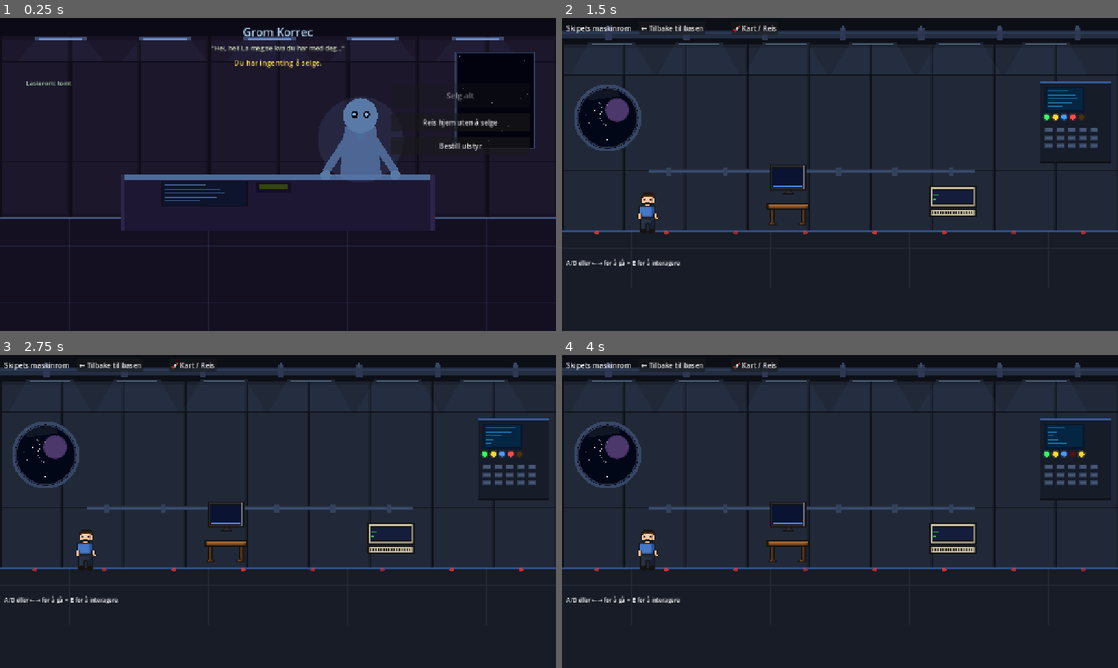
Above: before the commit, frames 1-4 (two rows, left to right).
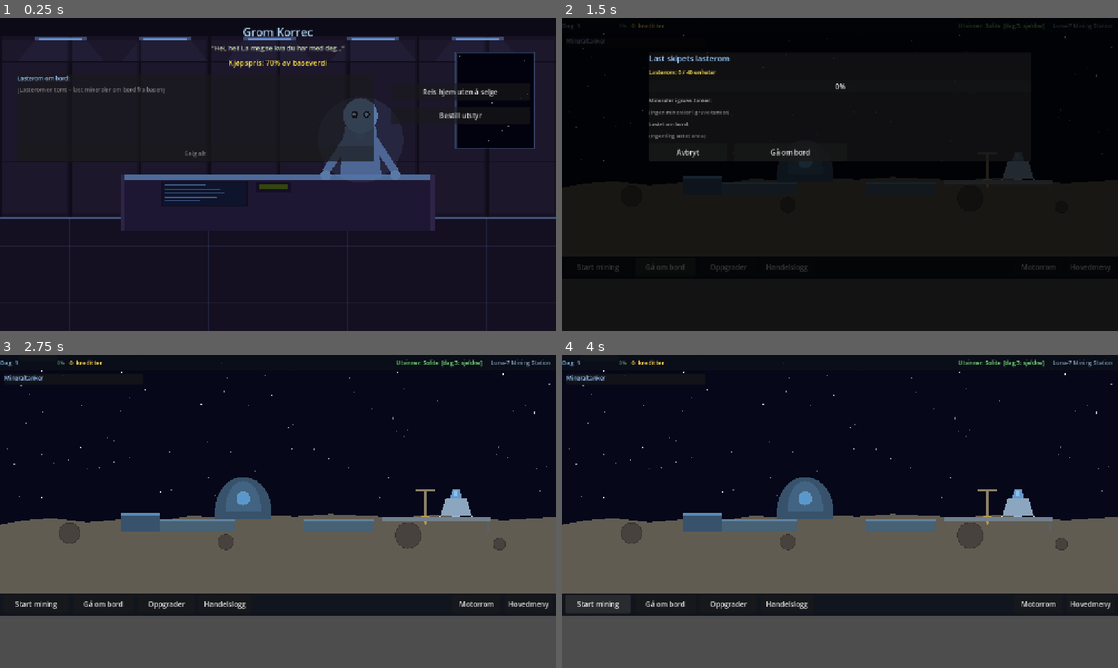
Above: after the commit, the same moments.

Repository: hansarne-lang/bruktbutikk
Game: Godot game, scene res://scenes/trader_office/TraderOffice.tscn
The game is run twice, just before and just after one commit, with the same random seed, the same clock (stepped at 60 frames per second) and the same inputs. This scene is started directly instead of the project's main scene.
Inputs (mouse positions are in pixels of both pictures, inside the frame that each line leads up to):
- Up to frame 1 (0.25 s): no input
- Up to frame 2 (1.5 s): click "Reis hjem uten å selge" at 0.5 s; click "Gå om bord" at 1.25 s
- Up to frame 3 (2.75 s): click (127, 489) at 2 s, where only the run after the commit has a clickable "Avbryt"
- Up to frame 4 (4 s): click (595, 605) at 2.75 s, where only the run after the commit has a clickable "Start mining"; click (595, 605) at 3.5 s, where only the run after the commit has a clickable "Avbryt"

The runs differ from the first frame. In frame 1, 2.5% of the frame differs, in the area x 3-96%, y 13-46%; in frame 2, 65%; in frame 3, 83%; in frame 4, 83%, in the area x 0-100%, y 1-100%.

Commit message:
Skip-lasterom (40 enh), lastepanel i Base, selektivt salg hos trader

Diff:
--- a/scenes/base/Base.tscn
+++ b/scenes/base/Base.tscn
@@ -252,6 +252,76 @@
 theme_override_colors/font_color = Color(0.6, 1.0, 0.6, 1)
 visible = false
 
+[node name="CargoLayer" type="CanvasLayer" parent="."]
+layer = 9
+
+[node name="CargoBg" type="ColorRect" parent="CargoLayer"]
+position = Vector2(0, 0)
+size = Vector2(1280, 720)
+color = Color(0.0, 0.0, 0.0, 0.75)
+visible = false
+mouse_filter = 0
+
+[node name="CargoPanel" type="PanelContainer" parent="CargoLayer"]
+position = Vector2(200, 80)
+custom_minimum_size = Vector2(880, 0)
+visible = false
+
+[node name="VBox" type="VBoxContainer" parent="CargoLayer/CargoPanel"]
+theme_override_constants/separation = 10
+
+[node name="TitleLabel" type="Label" parent="CargoLayer/CargoPanel/VBox"]
+layout_mode = 2
+text = "Last skipets lasterom"
+theme_override_font_sizes/font_size = 18
+theme_override_colors/font_color = Color(0.6, 0.8, 1.0, 1)
+
+[node name="CapacityLabel" type="Label" parent="CargoLayer/CargoPanel/VBox"]
+layout_mode = 2
+text = "Lasterom: 0 / 40 enheter"
+theme_override_font_sizes/font_size = 13
+theme_override_colors/font_color = Color(1.0, 0.88, 0.3, 1)
+
+[node name="CapBar" type="ProgressBar" parent="CargoLayer/CargoPanel/VBox"]
+layout_mode = 2
+custom_minimum_size = Vector2(840, 18)
+value = 0.0
+max_value = 100.0
+
+[node name="TankTitle" type="Label" parent="CargoLayer/CargoPanel/VBox"]
+layout_mode = 2
+text = "Mineraler i gruve-tanker:"
+theme_override_font_sizes/font_size = 12
+theme_override_colors/font_color = Color(0.7, 0.7, 0.7, 1)
+
+[node name="TankRows" type="VBoxContainer" parent="CargoLayer/CargoPanel/VBox"]
+layout_mode = 2
+theme_override_constants/separation = 6
+
+[node name="CargoTitle" type="Label" parent="CargoLayer/CargoPanel/VBox"]
+layout_mode = 2
+text = "Lastet om bord:"
+theme_override_font_sizes/font_size = 12
+theme_override_colors/font_color = Color(0.7, 0.7, 0.7, 1)
+
+[node name="CargoRows" type="VBoxContainer" parent="CargoLayer/CargoPanel/VBox"]
+layout_mode = 2
+theme_override_constants/separation = 6
+
+[node name="BtnRow" type="HBoxContainer" parent="CargoLayer/CargoPanel/VBox"]
+layout_mode = 2
+theme_override_constants/separation = 16
+
+[node name="CancelBtn" type="Button" parent="CargoLayer/CargoPanel/VBox/BtnRow"]
+layout_mode = 2
+custom_minimum_size = Vector2(180, 40)
+text = "Avbryt"
+
+[node name="BoardBtn" type="Button" parent="CargoLayer/CargoPanel/VBox/BtnRow"]
+layout_mode = 2
+custom_minimum_size = Vector2(260, 40)
+text = "Gå om bord"
+
 [node name="OverflowLayer" type="CanvasLayer" parent="."]
 layer = 10
 
--- a/scenes/trader_office/TraderOffice.tscn
+++ b/scenes/trader_office/TraderOffice.tscn
@@ -31,22 +31,38 @@
 theme_override_font_sizes/font_size = 17
 theme_override_colors/font_color = Color(1.0, 0.88, 0.3, 1)
 
-[node name="CargoLabel" type="Label" parent="UI"]
-position = Vector2(60, 140)
-custom_minimum_size = Vector2(500, 100)
-text = ""
+[node name="CargoPanel" type="PanelContainer" parent="UI"]
+position = Vector2(40, 130)
+custom_minimum_size = Vector2(820, 0)
+
+[node name="CargoVBox" type="VBoxContainer" parent="UI/CargoPanel"]
+theme_override_constants/separation = 8
+
+[node name="CargoTitle" type="Label" parent="UI/CargoPanel/CargoVBox"]
+layout_mode = 2
+text = "Lasterom om bord:"
+theme_override_font_sizes/font_size = 13
+theme_override_colors/font_color = Color(0.6, 0.8, 1.0, 1)
+
+[node name="CargoScroll" type="ScrollContainer" parent="UI/CargoPanel/CargoVBox"]
+layout_mode = 2
+custom_minimum_size = Vector2(800, 130)
+
+[node name="CargoRows" type="VBoxContainer" parent="UI/CargoPanel/CargoVBox/CargoScroll"]
+layout_mode = 2
+custom_minimum_size = Vector2(780, 0)
+theme_override_constants/separation = 6
+
+[node name="SellAllBtn" type="Button" parent="UI/CargoPanel/CargoVBox"]
+layout_mode = 2
+custom_minimum_size = Vector2(300, 36)
+text = "Selg alt"
 theme_override_font_sizes/font_size = 14
-theme_override_colors/font_color = Color(0.7, 0.88, 0.7, 1)
 
 [node name="ButtonPanel" type="VBoxContainer" parent="UI"]
 position = Vector2(900, 150)
 custom_minimum_size = Vector2(320, 0)
 theme_override_constants/separation = 14
-
-[node name="SellButton" type="Button" parent="UI/ButtonPanel"]
-custom_minimum_size = Vector2(320, 56)
-text = "Selg alt"
-theme_override_font_sizes/font_size = 18
 
 [node name="HomeButton" type="Button" parent="UI/ButtonPanel"]
 custom_minimum_size = Vector2(320, 40)
--- a/scripts/SaveManager.gd
+++ b/scripts/SaveManager.gd
@@ -44,6 +44,9 @@
 		"repair_skill":    0.0,
 		"repair_tools":    [],
 		"pending_orders":  [],
+		# Skip-lasterom
+		"ship_cargo":          [],
+		"ship_cargo_capacity": 40,
 	}
 
 func save_game() -> void:
@@ -89,10 +92,12 @@
 	if not game_data.has("current_zone"):     game_data["current_zone"]     = ""
 	if not game_data.has("ground_scanner"):   game_data["ground_scanner"]   = false
 	if not game_data.has("drill_sites"):      game_data["drill_sites"]      = _gen_drill_sites()
-	if not game_data.has("ship_components"):  game_data["ship_components"]  = _default_ship_components()
-	if not game_data.has("repair_skill"):     game_data["repair_skill"]     = 0.0
-	if not game_data.has("repair_tools"):     game_data["repair_tools"]     = []
-	if not game_data.has("pending_orders"):   game_data["pending_orders"]   = []
+	if not game_data.has("ship_components"):      game_data["ship_components"]      = _default_ship_components()
+	if not game_data.has("repair_skill"):         game_data["repair_skill"]         = 0.0
+	if not game_data.has("repair_tools"):         game_data["repair_tools"]         = []
+	if not game_data.has("pending_orders"):       game_data["pending_orders"]       = []
+	if not game_data.has("ship_cargo"):           game_data["ship_cargo"]           = []
+	if not game_data.has("ship_cargo_capacity"):  game_data["ship_cargo_capacity"]  = 40
 	return true
 
 func _gen_drill_sites() -> Array:
@@ -134,6 +139,86 @@
 	for tank in game_data.get("tanks", []):
 		tank["mineral_id"] = ""
 		tank["amount"]     = 0
+
+## ── Skip-lasterom ────────────────────────────────────────────────
+
+## Totalt antall enheter om bord i skipet
+func get_ship_cargo_used() -> int:
+	var total : int = 0
+	for item in game_data.get("ship_cargo", []):
+		total += item.get("amount", 0)
+	return total
+
+## Prøv å laste mineral fra gruve-tanker til skipets lasterom.
+## Returnerer faktisk lastet antall.
+func load_to_ship_cargo(mineral_id: String, amount: int) -> int:
+	if mineral_id == "" or amount <= 0:
+		return 0
+	var cap   : int   = game_data.get("ship_cargo_capacity", 40)
+	var used  : int   = get_ship_cargo_used()
+	var space : int   = max(0, cap - used)
+	var load  : int   = min(amount, space)
+	if load <= 0:
+		return 0
+	# Finn / opprett plass i ship_cargo
+	var cargo : Array = game_data.get("ship_cargo", [])
+	var found : bool  = false
+	for item in cargo:
+		if item.get("mineral_id", "") == mineral_id:
+			item["amount"] += load
+			found = true
+			break
+	if not found:
+		cargo.append({"mineral_id": mineral_id, "amount": load})
+		game_data["ship_cargo"] = cargo
+	# Trekk fra gruve-tankene
+	_remove_from_tanks(mineral_id, load)
+	return load
+
+## Flytt mineral tilbake fra skip-lasterom til gruve-tanker
+func unload_from_ship_cargo(mineral_id: String) -> void:
+	var cargo : Array = game_data.get("ship_cargo", [])
+	for i in cargo.size():
+		if cargo[i].get("mineral_id", "") != mineral_id:
+			continue
+		var amt   : int   = cargo[i].get("amount", 0)
+		var tanks : Array = game_data.get("tanks", [])
+		# Prøv eksisterende tank
+		for tank in tanks:
+			if tank.get("mineral_id", "") == mineral_id:
+				var space : int = tank.get("capacity", 50) - tank.get("amount", 0)
+				var put   : int = min(amt, space)
+				tank["amount"] += put
+				amt -= put
+				break
+		# Prøv tom tank
+		if amt > 0:
+			for tank in tanks:
+				if tank.get("mineral_id", "") == "" or tank.get("amount", 0) == 0:
+					tank["mineral_id"] = mineral_id
+					tank["amount"]     = amt
+					amt = 0
+					break
+		cargo.remove_at(i)
+		break
+	game_data["ship_cargo"] = cargo
+
+## Trekk ut antall fra gruve-tankene (intern hjelpefunksjon)
+func _remove_from_tanks(mineral_id: String, amount: int) -> void:
+	var tanks : Array = game_data.get("tanks", [])
+	var rem   : int   = amount
+	for tank in tanks:
+		if tank.get("mineral_id", "") == mineral_id and rem > 0:
+			var take : int = min(tank.get("amount", 0), rem)
+			tank["amount"] -= take
+			rem            -= take
+			if tank["amount"] <= 0:
+				tank["mineral_id"] = ""
+				tank["amount"]     = 0
+
+## Tøm skip-lasterom etter salg
+func empty_ship_cargo() -> void:
+	game_data["ship_cargo"] = []
 
 ## ── Motorrom ─────────────────────────────────────────────────────
 
--- a/scripts/base/Base.gd
+++ b/scripts/base/Base.gd
@@ -33,6 +33,9 @@
 
 # ── Overflow ─────────────────────────────────────────────────────
 var _pending_mineral : String = ""   # mineral som ikke fikk plass
+
+# ── Skip-lasterom ────────────────────────────────────────────────
+var _cargo_panel_open : bool   = false
 
 # ── Motorrom / Reparasjon ─────────────────────────────────────────
 var _repair_active    : bool   = false
@@ -96,6 +99,8 @@
 	$UI/LogPanel/VBox/TitleRow/CloseBtn.pressed.connect(func(): log_panel.visible = false)
 	$UI/ActionBar/EngineRoomButton.pressed.connect(_toggle_engine_room)
 	$UI/EngineRoomPanel/VBox/TitleRow/CloseBtn.pressed.connect(func(): engine_room_panel.visible = false)
+	$CargoLayer/CargoPanel/VBox/BtnRow/CancelBtn.pressed.connect(_close_cargo_panel)
+	$CargoLayer/CargoPanel/VBox/BtnRow/BoardBtn.pressed.connect(_depart_to_ship)
 
 	# Sjekk om bestilte varer er ankommet
 	var delivered : Array = SaveManager.check_and_deliver_orders()
@@ -415,8 +420,128 @@
 
 # ── Navigasjon ───────────────────────────────────────────────
 func _on_enter_ship() -> void:
+	# Vis lastepanel før avreise
+	_open_cargo_panel()
+
+# ── Skip-lasterom ─────────────────────────────────────────────
+func _open_cargo_panel() -> void:
+	_cargo_panel_open = true
+	$CargoLayer/CargoBg.visible    = true
+	$CargoLayer/CargoPanel.visible = true
+	_refresh_cargo_panel()
+
+func _close_cargo_panel() -> void:
+	_cargo_panel_open = false
+	$CargoLayer/CargoBg.visible    = false
+	$CargoLayer/CargoPanel.visible = false
+
+func _depart_to_ship() -> void:
+	_close_cargo_panel()
 	SaveManager.save_game()
 	get_tree().change_scene_to_file("res://scenes/sprite_room/SpriteRoom.tscn")
+
+func _refresh_cargo_panel() -> void:
+	var cap    : int   = SaveManager.game_data.get("ship_cargo_capacity", 40)
+	var used   : int   = SaveManager.get_ship_cargo_used()
+	var space  : int   = cap - used
+	var cargo  : Array = SaveManager.game_data.get("ship_cargo", [])
+	var tanks  : Array = SaveManager.game_data.get("tanks", [])
+
+	# Kapasitetsbar
+	var cap_lbl := $CargoLayer/CargoPanel/VBox/CapacityLabel as Label
+	var cap_bar := $CargoLayer/CargoPanel/VBox/CapBar as ProgressBar
+	cap_lbl.text  = "Lasterom: %d / %d enheter" % [used, cap]
+	cap_bar.value = float(used) / float(cap) * 100.0
+
+	# ── Gruve-tanker ──────────────────────────────────────────
+	var tank_rows := $CargoLayer/CargoPanel/VBox/TankRows
+	for child in tank_rows.get_children():
+		child.queue_free()
+
+	var any_in_tanks : bool = false
+	for tank in tanks:
+		var mid : String = tank.get("mineral_id", "")
+		var amt : int    = tank.get("amount", 0)
+		if mid == "" or amt == 0:
+			continue
+		any_in_tanks = true
+		var row := HBoxContainer.new()
+		row.add_theme_constant_override("separation", 12)
+
+		var info := Label.new()
+		info.text = "%s  ×%d" % [_mineral_name(mid), amt]
+		info.custom_minimum_size = Vector2(300, 0)
+		info.add_theme_font_size_override("font_size", 13)
+
+		var load_all := Button.new()
+		load_all.text = "Last inn alt  →"
+		load_all.disabled = space <= 0
+		var m : String = mid
+		var a : int    = amt
+		load_all.pressed.connect(func() -> void:
+			var loaded : int = SaveManager.load_to_ship_cargo(m, a)
+			if loaded > 0:
+				_refresh_cargo_panel()
+				_refresh_ui())
+
+		var load_half := Button.new()
+		load_half.text = "Last inn halvpart"
+		load_half.disabled = space <= 0 or amt <= 1
+		load_half.pressed.connect(func() -> void:
+			var loaded : int = SaveManager.load_to_ship_cargo(m, max(1, a / 2))
+			if loaded > 0:
+				_refresh_cargo_panel()
+				_refresh_ui())
+
+		row.add_child(info)
+		row.add_child(load_all)
+		row.add_child(load_half)
+		tank_rows.add_child(row)
+
+	if not any_in_tanks:
+		var empty_lbl := Label.new()
+		empty_lbl.text = "(Ingen mineraler i gruve-tanker)"
+		empty_lbl.add_theme_font_size_override("font_size", 12)
+		empty_lbl.add_theme_color_override("font_color", Color(0.55, 0.55, 0.55))
+		tank_rows.add_child(empty_lbl)
+
+	# ── Skip-lasterom ─────────────────────────────────────────
+	var cargo_rows := $CargoLayer/CargoPanel/VBox/CargoRows
+	for child in cargo_rows.get_children():
+		child.queue_free()
+
+	if cargo.is_empty():
+		var empty_lbl2 := Label.new()
+		empty_lbl2.text = "(Ingenting lastet enda)"
+		empty_lbl2.add_theme_font_size_override("font_size", 12)
+		empty_lbl2.add_theme_color_override("font_color", Color(0.55, 0.55, 0.55))
+		cargo_rows.add_child(empty_lbl2)
+	else:
+		for item in cargo:
+			var mid : String = item.get("mineral_id", "")
+			var amt : int    = item.get("amount", 0)
+			if mid == "" or amt == 0:
+				continue
+			var row := HBoxContainer.new()
+			row.add_theme_constant_override("separation", 12)
+
+			var info := Label.new()
+			info.text = "%s  ×%d" % [_mineral_name(mid), amt]
+			info.custom_minimum_size = Vector2(300, 0)
+			info.add_theme_font_size_override("font_size", 13)
+			info.add_theme_color_override("font_color", Color(0.5, 1.0, 0.6))
+
+			var unload_btn := Button.new()
+			unload_btn.text = "Fjern"
+			var m : String = mid
+			unload_btn.pressed.connect(func() -> void:
+				SaveManager.unload_from_ship_cargo(m)
+				_refresh_cargo_panel()
+				_refresh_ui())
+
+			row.add_child(info)
+			row.add_child(unload_btn)
+			cargo_rows.add_child(row)
 
 func _on_launch() -> void:
 	if SaveManager.total_minerals() == 0:
--- a/scripts/trader_office/TraderOffice.gd
+++ b/scripts/trader_office/TraderOffice.gd
@@ -30,13 +30,13 @@
 @onready var trader_lbl  : Label  = $UI/TraderLabel
 @onready var greeting_lbl: Label  = $UI/GreetingLabel
 @onready var offer_lbl   : Label  = $UI/OfferLabel
-@onready var cargo_lbl   : Label  = $UI/CargoLabel
-@onready var sell_btn    : Button = $UI/ButtonPanel/SellButton
-@onready var home_btn    : Button = $UI/ButtonPanel/HomeButton
-@onready var travel_btn  : Button = $UI/ButtonPanel/TravelButton
-@onready var order_btn   : Button = $UI/ButtonPanel/OrderButton
-@onready var order_panel           = $UI/OrderPanel
-@onready var catalog_vbox          = $UI/OrderPanel/VBox/Scroll/CatalogVBox
+@onready var cargo_rows            = $UI/CargoPanel/CargoVBox/CargoScroll/CargoRows
+@onready var sell_all_btn: Button  = $UI/CargoPanel/CargoVBox/SellAllBtn
+@onready var home_btn    : Button  = $UI/ButtonPanel/HomeButton
+@onready var travel_btn  : Button  = $UI/ButtonPanel/TravelButton
+@onready var order_btn   : Button  = $UI/ButtonPanel/OrderButton
+@onready var order_panel            = $UI/OrderPanel
+@onready var catalog_vbox           = $UI/OrderPanel/VBox/Scroll/CatalogVBox
 
 const ORDER_CATALOG := [
 	# ── Reparasjonsverktøy ──────────────────────────────────────
@@ -73,16 +73,11 @@
 
 	trader_lbl.text   = _td["name"]
 	greeting_lbl.text = "\"" + _td["greeting"] + "\""
-
-	var earned : int = _calculate_earnings(_td["multiplier"])
-	if earned > 0:
-		offer_lbl.text = "Tilbud:  %d  kreditter  (%d%% av baseverdi)" % [earned, int(_td["multiplier"] * 100)]
-	else:
-		offer_lbl.text = "Du har ingenting å selge."
-
-	_refresh_cargo()
-
-	sell_btn.pressed.connect(_sell)
+	offer_lbl.text    = "Kjøpspris: %d%% av baseverdi" % int(_td["multiplier"] * 100)
+
+	_refresh_cargo_rows()
+
+	sell_all_btn.pressed.connect(_sell_all)
 	home_btn.pressed.connect(_go_home)
 	travel_btn.pressed.connect(_go_map)
 	order_btn.pressed.connect(_toggle_order_panel)
@@ -92,37 +87,91 @@
 	_time += delta
 	queue_redraw()
 
-func _calculate_earnings(multiplier: float) -> int:
-	var tanks  : Array = SaveManager.game_data.get("tanks", [])
-	var earned : int   = 0
-	for tank in tanks:
-		var mid : String = tank.get("mineral_id", "")
-		var amt : int    = tank.get("amount", 0)
+## Beregn verdi av ett mineral fra ship_cargo
+func _item_value(mineral_id: String, amount: int) -> int:
+	var val : int = int(DataLoader.get_mineral(mineral_id).get("base_value", 0))
+	return int(float(val) * float(amount) * _td["multiplier"])
+
+## Oppfrisk cargo-radene med per-mineral selg-knapper
+func _refresh_cargo_rows() -> void:
+	for child in cargo_rows.get_children():
+		child.queue_free()
+
+	var cargo : Array = SaveManager.game_data.get("ship_cargo", [])
+	var total : int   = 0
+
+	if cargo.is_empty():
+		var empty_lbl := Label.new()
+		empty_lbl.text = "(Lasterom er tomt – last mineraler om bord fra basen)"
+		empty_lbl.add_theme_font_size_override("font_size", 13)
+		empty_lbl.add_theme_color_override("font_color", Color(0.55, 0.55, 0.55))
+		cargo_rows.add_child(empty_lbl)
+		sell_all_btn.disabled = true
+		return
+
+	for item in cargo:
+		var mid : String = item.get("mineral_id", "")
+		var amt : int    = item.get("amount",     0)
 		if mid == "" or amt == 0:
 			continue
-		var val : int = int(DataLoader.get_mineral(mid).get("base_value", 0))
-		earned += int(float(val) * float(amt) * multiplier)
-	return earned
-
-func _refresh_cargo() -> void:
-	var tanks : Array = SaveManager.game_data.get("tanks", [])
-	var lines : PackedStringArray = []
-	for t in tanks:
-		var mid  : String = t.get("mineral_id", "")
-		var amt  : int    = t.get("amount", 0)
-		if mid != "" and amt > 0:
-			var mname : String = DataLoader.get_mineral(mid).get("name", mid)
-			var val   : int    = int(DataLoader.get_mineral(mid).get("base_value", 0))
-			var total : int    = int(float(val) * float(amt) * _td["multiplier"])
-			lines.append("  %s  ×%d  →  %d kr" % [mname, amt, total])
-	if lines.is_empty():
-		cargo_lbl.text   = "Lasterom: tomt"
-		sell_btn.disabled = true
-	else:
-		cargo_lbl.text = "Din last:\n" + "\n".join(lines)
-
-func _sell() -> void:
-	var earned : int = _calculate_earnings(_td["multiplier"])
+		var val : int = _item_value(mid, amt)
+		total        += val
+
+		var row := HBoxContainer.new()
+		row.add_theme_constant_override("separation", 12)
+
+		var info := Label.new()
+		info.text = "%s  ×%d  →  %d kr" % [
+			DataLoader.get_mineral(mid).get("name", mid), amt, val]
+		info.custom_minimum_size = Vector2(500, 0)
+		info.add_theme_font_size_override("font_size", 13)
+		info.add_theme_color_override("font_color", Color(0.85, 0.95, 0.75))
+
+		var sell_btn := Button.new()
+		sell_btn.text = "Selg"
+		sell_btn.custom_minimum_size = Vector2(80, 0)
+		var m : String = mid
+		var v : int    = val
+		sell_btn.pressed.connect(func() -> void: _sell_item(m, v))
+
+		row.add_child(info)
+		row.add_child(sell_btn)
+		cargo_rows.add_child(row)
+
+	# Totallinje
+	var total_lbl := Label.new()
+	total_lbl.text = "Totalverdi:  %d kr" % total
+	total_lbl.add_theme_font_size_override("font_size", 14)
+	total_lbl.add_theme_color_override("font_color", Color(1.0, 0.88, 0.3))
+	cargo_rows.add_child(total_lbl)
+
+	sell_all_btn.disabled = false
+
+## Selg ett mineral
+func _sell_item(mineral_id: String, value: int) -> void:
+	SaveManager.game_data["credits"] = SaveManager.game_data.get("credits", 0) + value
+	var cargo : Array = SaveManager.game_data.get("ship_cargo", [])
+	for i in cargo.size():
+		if cargo[i].get("mineral_id", "") == mineral_id:
+			cargo.remove_at(i)
+			break
+	SaveManager.game_data["ship_cargo"] = cargo
+	SoundManager.play("kaching")
+	var mname : String = DataLoader.get_mineral(mineral_id).get("name", mineral_id)
+	greeting_lbl.text = "\"+%d kr for %s!\"" % [value, mname]
+	offer_lbl.text    = "Kjøpspris: %d%% av baseverdi  ·  +%d kr" % [int(_td["multiplier"] * 100), value]
+	SaveManager.save_game()
+	_refresh_cargo_rows()
+	_maybe_show_depart_options()
+
+## Selg alt i lasterom
+func _sell_all() -> void:
+	var cargo  : Array = SaveManager.game_data.get("ship_cargo", [])
+	var earned : int   = 0
+	for item in cargo:
+		earned += _item_value(item.get("mineral_id", ""), item.get("amount", 0))
+	if earned == 0:
+		return
 	SaveManager.game_data["credits"]     = SaveManager.game_data.get("credits", 0) + earned
 	SaveManager.game_data["trades_done"] = SaveManager.game_data.get("trades_done", 0) + 1
 	SaveManager.game_data["day"]         = SaveManager.game_data.get("day", 1) + 1
@@ -130,16 +179,20 @@
 	SaveManager.game_data["last_earned"] = earned
 	SaveManager.game_data["last_trader"] = _td["name"]
 	SaveManager.add_trade_log(earned, _td["name"])
-	SaveManager.empty_tanks()
+	SaveManager.empty_ship_cargo()
 	SaveManager.save_game()
 	SoundManager.play("kaching")
-	# Vis valg istedenfor å navigere bort med en gang
-	sell_btn.disabled = true
-	sell_btn.text     = "✓ Solgt!"
-	offer_lbl.text    = "Salg fullført!  +%d kreditter" % earned
-	greeting_lbl.text = "\"%s\"" % _td.get("farewell", "Takk for handelen – kom gjerne igjen!")
-	home_btn.text     = "🏠 Reis hjem"
-	travel_btn.visible = true
+	offer_lbl.text    = "Salg fullfort!  +%d kreditter" % earned
+	greeting_lbl.text = "\"%s\"" % _td.get("farewell", "Takk for handelen!")
+	sell_all_btn.disabled = true
+	_refresh_cargo_rows()
+	_maybe_show_depart_options()
+
+func _maybe_show_depart_options() -> void:
+	var cargo : Array = SaveManager.game_data.get("ship_cargo", [])
+	if cargo.is_empty():
+		home_btn.text      = "Reis hjem"
+		travel_btn.visible = true
 
 func _go_home() -> void:
 	SaveManager.save_game()
